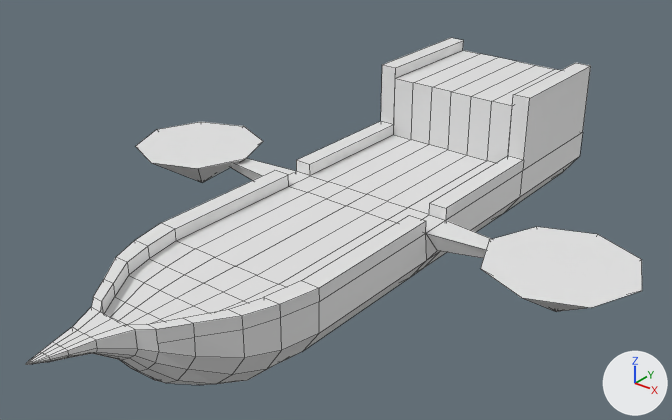
Before and after pictures for a commit that changed the Blender file Blender/Objects/ShipHaul.blend.
Before and after are seen from a 50 mm lens placed at (25.7, -33.7, 21.0), pointed at (-0.1, -1.5, 1.0). Arrows for +X, +Y and +Z are at lower right; the lights stay in place. Mesh edges are drawn as thin lines.

Before the edit, the objects in view are built like this:
```python
me_cube_001 = bpy.data.meshes.new('Cube.001')
me_cube_001.from_pydata(...)  # 184 vertices, 167 faces; spans x 0.0..14.8, y -19.2..15.9, z -3.8..5.1
ob_cube = bpy.data.objects.new('Cube', me_cube_001)
ob_cube.location = (0.0, 0.0, 0.0)
_m = ob_cube.modifiers.new('Mirror', 'MIRROR')
```
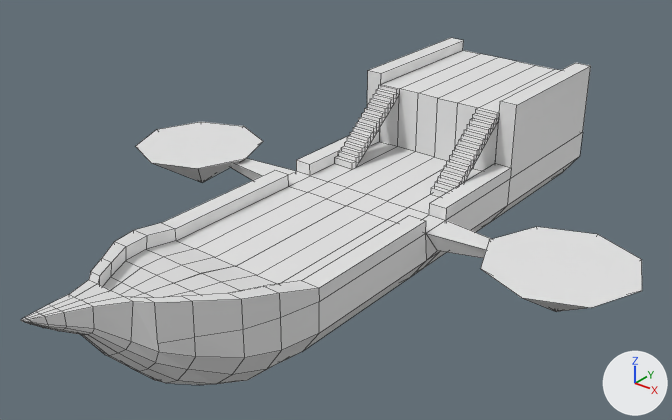
Pixel boxes (x1, y1, x2, y2) of what changed, in the pictures (672 x 420 px; the box of a moved part takes in the faces that stretch with it):
'Cube', reshaped
    before: (26, 38, 642, 385)
    after: (21, 38, 642, 385)
part 1 of me_cube_001, built on
    both: (297, 38, 591, 268)
part 2 of me_cube_001, moved or reshaped
    before: (26, 223, 319, 371)
    after: (21, 223, 319, 371)

Patch to the scene script:
```diff
--- a/Blender/Objects/ShipHaul.blend.py
+++ b/Blender/Objects/ShipHaul.blend.py
@@ me_cube_001 @@
 # used by ob_cube; location = (0.0, 0.0, 0.0)
-me_cube_001.from_pydata(...)  # 184 vertices, 167 faces; spans x 0.0..14.8, y -19.2..15.9, z -3.8..5.1
+me_cube_001.from_pydata(...)  # 283 vertices, 277 faces; spans x 0.0..14.8, y -19.1..15.9, z -3.8..5.1
+# me_cube_001 part 1
+# 3 faces are deleted
+# 18 vertices in x 0.0..4.7, y 8.6, z -3.8..5.1 move by (0.0, -1.4, 0.0)
+# 51 vertices are added at x 2.5..3.8, y 3.0..7.2, z 1.0..4.5
+# 48 new vertices lie (1.3, 0.0, 0.0) away from vertices in x 2.5, y 3.0..7.2, z 1.0..4.5
+# 113 new faces join them
+# me_cube_001 part 2
+# 9 vertices in x 0.0..1.9, y -17.7..-14.7, z 1.0..1.6 move by (0.0, 0.0, 1.2)
+# 6 vertices in x 0.0..2.7, y -13.6, z 1.0..1.6 move by (0.0, 0.0, 1.0)
+# 6 vertices in x 0.0..0.1, y -19.1..-18.9, z 1.5..1.6 move by (0.0, 0.2, 1.6)
+# 5 vertices in x 0.0..1.3, y -17.7..-15.3, z 1.3..1.6 move by (0.0, 0.1, 1.2)
+# 4 vertices in x 0.0..1.3, y -14.7, z 1.0 move by (0.0, -0.1, 1.1)
+# 4 vertices in x 0.0..3.5, y -10.5, z 1.0 move by (0.0, -0.1, 0.5)
+# 41 vertices move from x 0.0..4.3, y -19.2..-10.5, z -0.3..1.6 to x 0.0..4.3, y -19.1..-10.5, z 0.3..3.4
```
